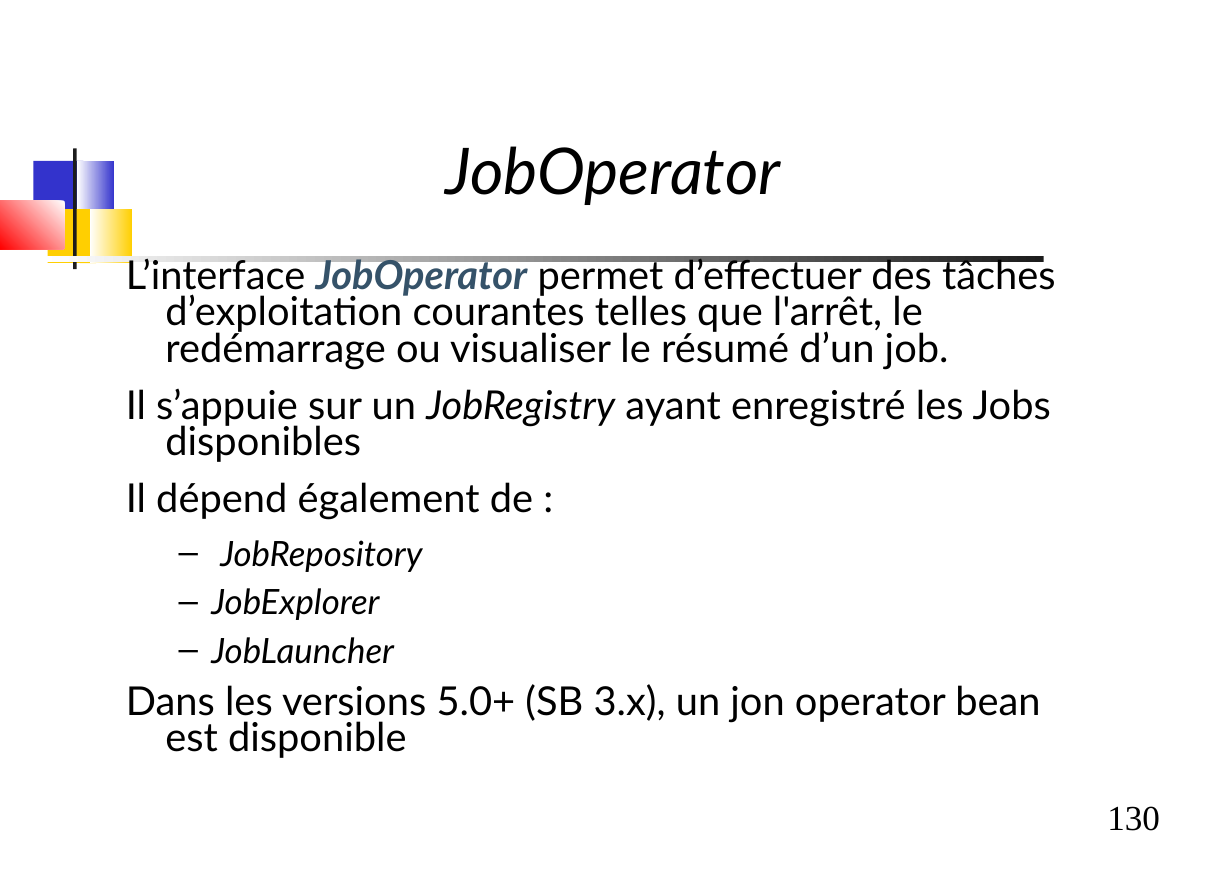
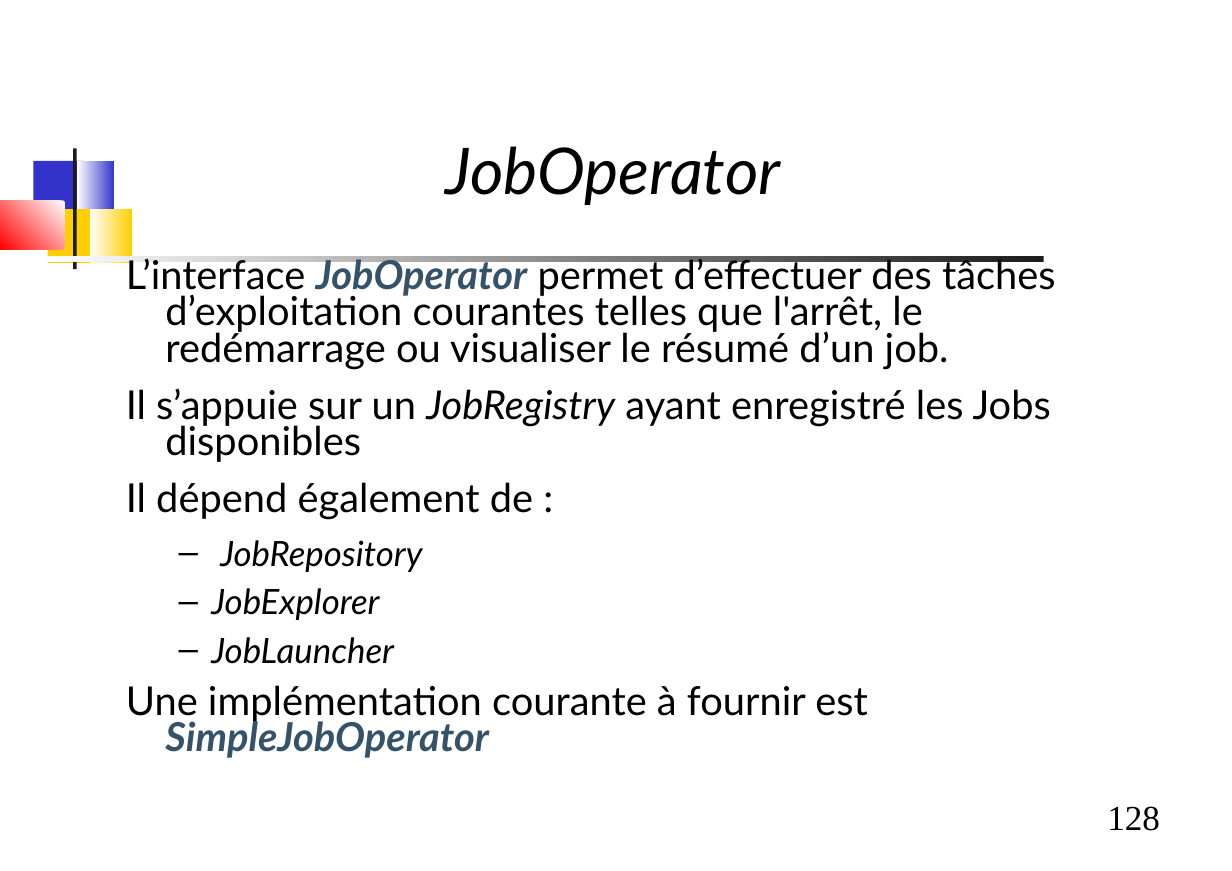
Before and after one commit to dthibau/springbatch, a slide deck: slide 128 of SpringBatch.odp (slide 130 before the commit). Drawn at 1232x871 pixels with LibreOffice and Linux fonts; fonts in the diff are those of the drawing. Boxes give left, top, right and bottom in pixels: in the first picture for what was removed or moved away, otherwise in the second. Text is boxed around its words. In the diff, an @@ line names an element or a change of style, - is before the commit and + after.

```diff
--- a/SpringBatch.odp
+++ b/SpringBatch.odp
@@ text at [126,685,868,758]: text changed @@
-Dans les versions 5.0+ (SB 3.x), un jon operator bean est disponible
+Une implémentation courante à fournir est SimpleJobOperator
@@ page number at [1107,806,1160,831]: text changed @@
-130
+128
```
Also in this commit, not shown: 7 other slides changed, 3 slides removed, 2 other files.
